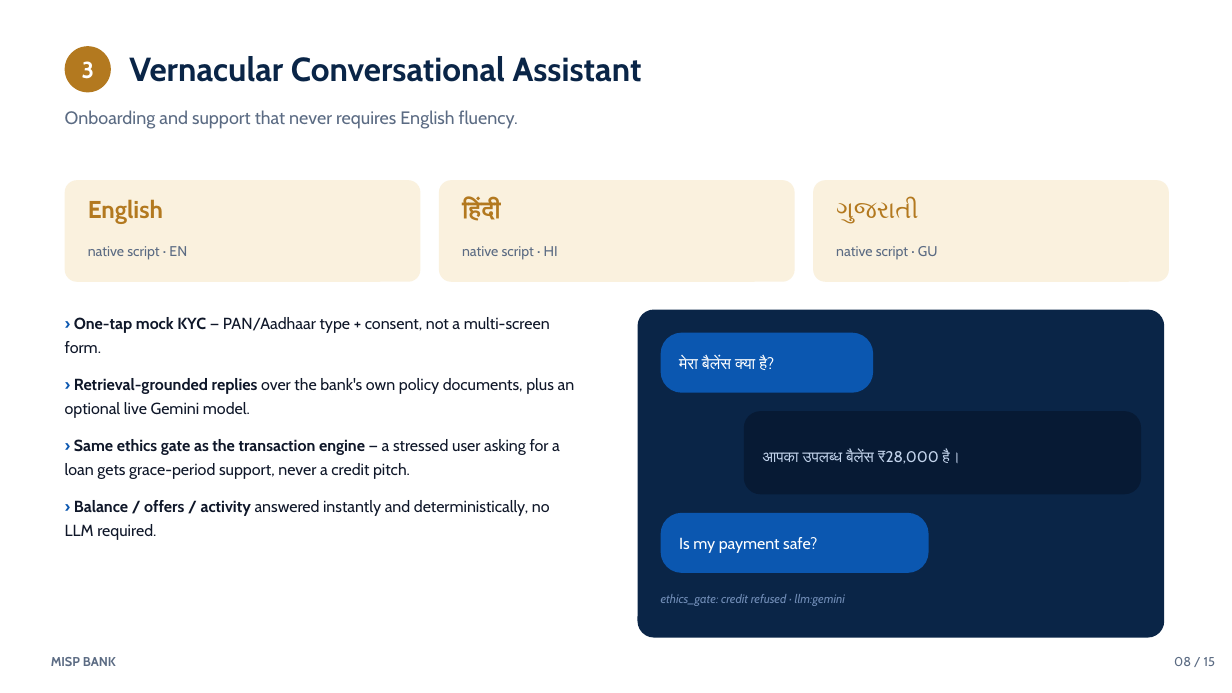
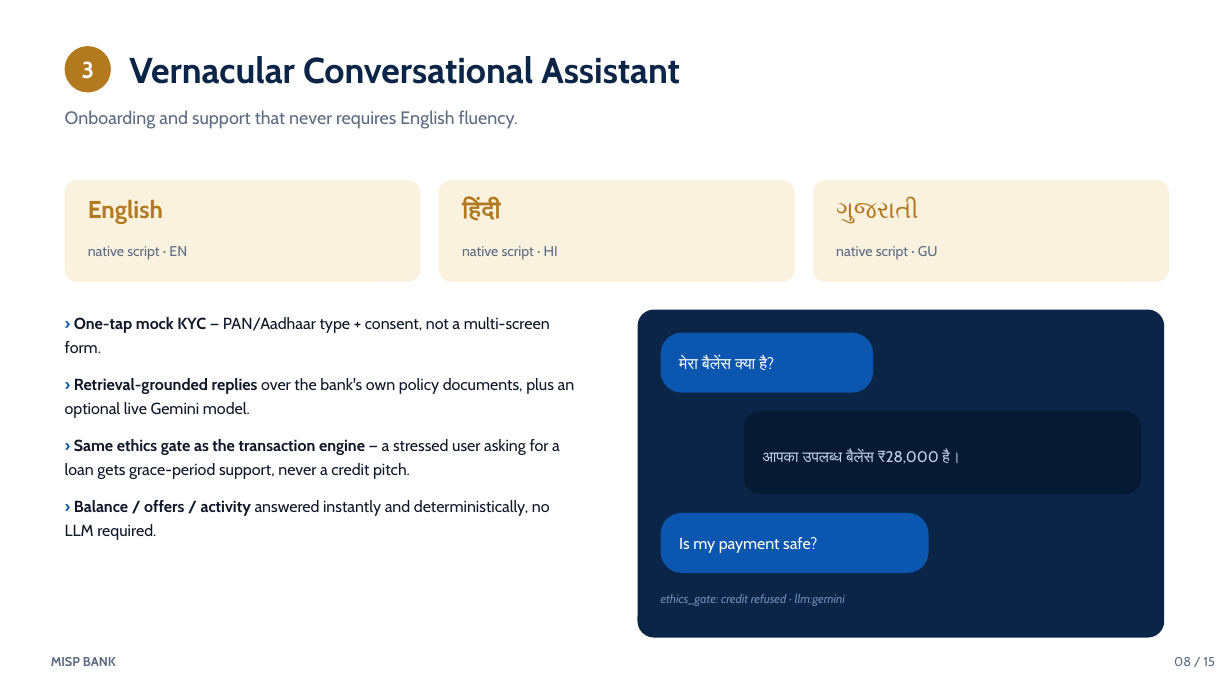
Before and after one commit to Ishaan-Kaneria/MISP_Net_Banking, a slide deck: slide 8 of docs/MISP_Bank_Pitch_Deck.pptx. Drawn at 1232x693 pixels with LibreOffice and Linux fonts; fonts in the diff are those of the drawing. Boxes give left, top, right and bottom in pixels: in the first picture for what was removed or moved away, otherwise in the second. Text is boxed around its words. In the diff, an @@ line names an element or a change of style, - is before the commit and + after.

```diff
--- a/docs/MISP_Bank_Pitch_Deck.pptx
+++ b/docs/MISP_Bank_Pitch_Deck.pptx
@@ text "Vernacular Conversational Assistant" at box(129, 56, 680, 84): size 26 to 28 pt @@
```
Also in this commit, not shown: 7 other slides changed.
